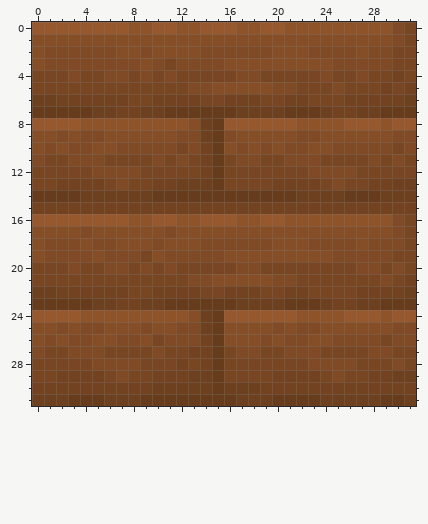
Two versions of one pixel-art sprite, Medival_pack/textures/blocks/planks_acacia.png. Above: the version before the commit.
The file is 32x32 pixels. Colours within 5 levels of each other are drawn and written as one.
The same view after the edit:
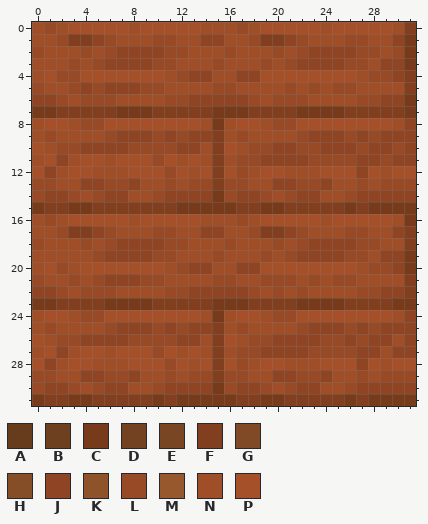
Palette (. is transparent): A #673c1d  B #6d401f  C #773b1b  D #734321  E #794623  F #823f1f  G #7f4a25  H #864e27  J #8f4523  K #8f532a  L #984925  M #98582d  N #a04e27  P #a65029
From old to new:
Changed rows in their new state; - is an unchanged pixel.
first column x 0:
 0 NLNPPPPPNPPPPPNNNLNPPPPPNPPPPPNF
 1 NNLFFJLNNNLLNNJJNNLFFJLNNNLLNNJC
 2 LNNNLNLJJJJLLNNNLNNNLNLJJJJLLNLC
 3 NNNLNLJJJJLLNNNLNNNLNLJJJJLLNJJC
 4 NPLLPPPPPPPNLJJNNJJPPPPPPPPNLLJF
 5 LNNLJLJJJLLNNNNLLNNNNLNLNLLNNNNF
 6 JJLNLLLNNNNLLJJJJJLNLLLNNNNLLJJC
 7 CCFFFFFCCCFFFFFCCCFFFFCCCCFFFFFC
 8 NPPNLLPPPPPPPPNCNPPNLLPPPPPPPPNJ
 9 NLNNNNLJJJLJLJJFNLNNNNLJJJLJLJJJ
10 PNLLJJJJLLLLJJNFPNLLJJLLJJJLJJLJ
11 NPJNPPNPPPLPNPNFNLLJJJJLLLLJJLJJ
12 PJNPPNNNPPPLPNPFPLNPPNNNPPPJPNPP
13 LLNNJJLLJNNLNLLFLLNNJJLLJNNLNLLL
14 LJJLNLJJNNLJJJJCLJJLNLJJNNLJJJJJ
15 CFFCCFFFFFFFCCCCCFFCCFFFFFCFCCCC
16 NLNPPPPPNPPPPPNNNLNPPPPPNPPPPPNC
17 NNLFFJLNNNLLNNJJNNLFFJLNNNLLNNJF
18 LNNNLNLJJJJLLNNNLNNNLNLJJJJLLNNF
19 NNNNNLJJJJLLNNNLNNNLNLJJJJLLNJJC
20 NPLNPPPPPPPNLJJNNJJPPPPPPPPNLLJC
21 LNNLNLJJJLLNNNNLLNNLLLNLNLLNNNNF
22 JJLNLLLNNNNLLJJJJJLNLNLNNNNLLJJF
23 CCFFFFCCCCFFFFFCCCFFFFCCCCFFFFCC
24 NPPNLLPPPPPPPPNCNPPNLLPPPPPPPPNJ
25 NLNNNNLJJJLJLJJFNLNNNNLJJJLJLJJJ
26 PNLLJJJJLLLLJJNFPNLLJJJJLLJLJJNJ
27 NPJNPPNPPPLPNPNFNLLJJJJLLLLJJNJJ
28 PJNPPNNNPPPLPNPFPLNPPNNNPPPJPNPP
29 LLNNJJLLJNNLNLLFLLNNJJLLJNNLNLLL
30 LJJLNLJJNNLJJJJCLJJLNLJJNNLJJJJJ
31 CFFCCFFFFFCFCCCCCFFCCFFFFFCFCCCC
Pixel boxes of the changes (left, top, right, bottom) in both pictures:
changed: (32, 22, 416, 406)
